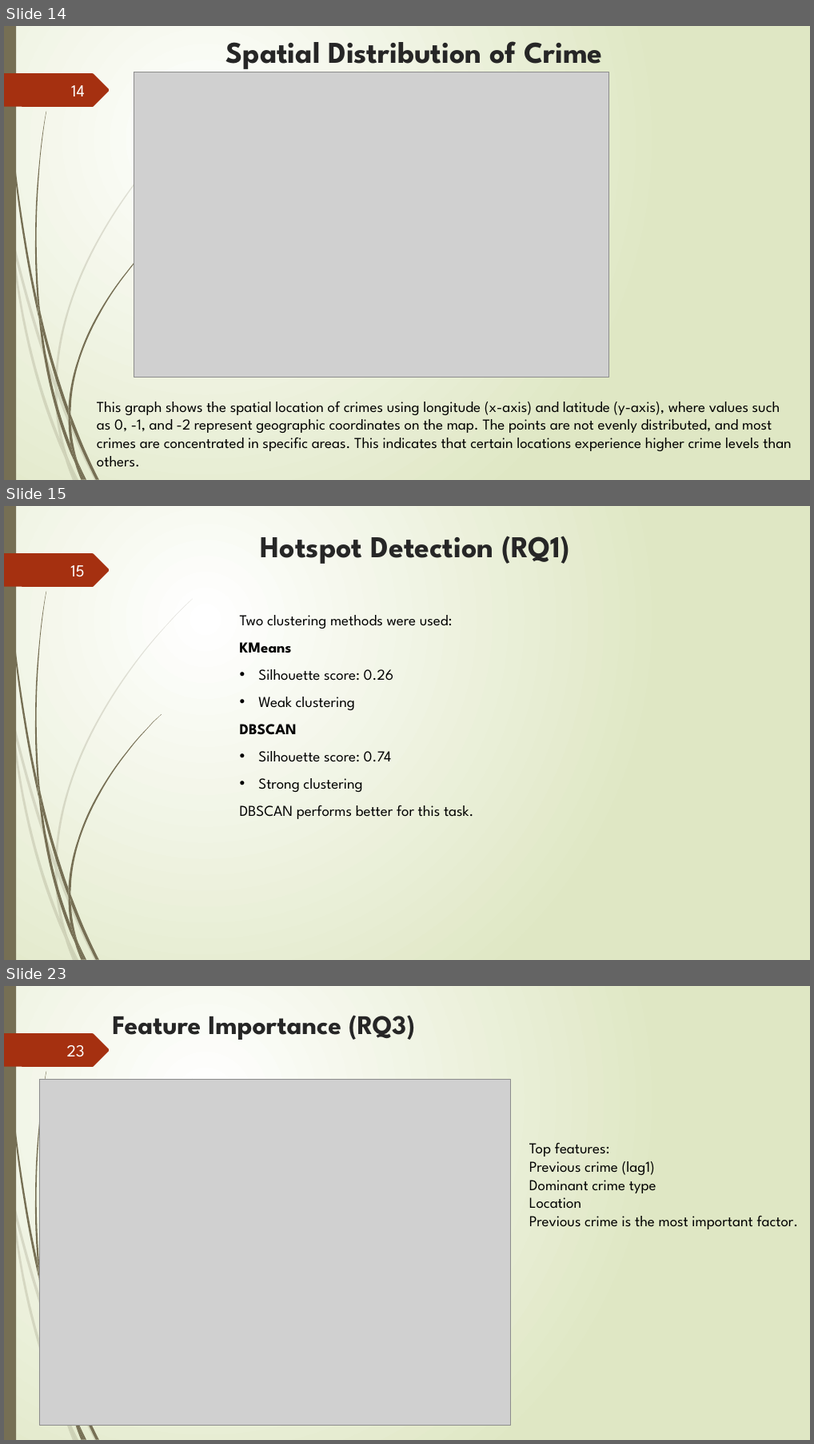
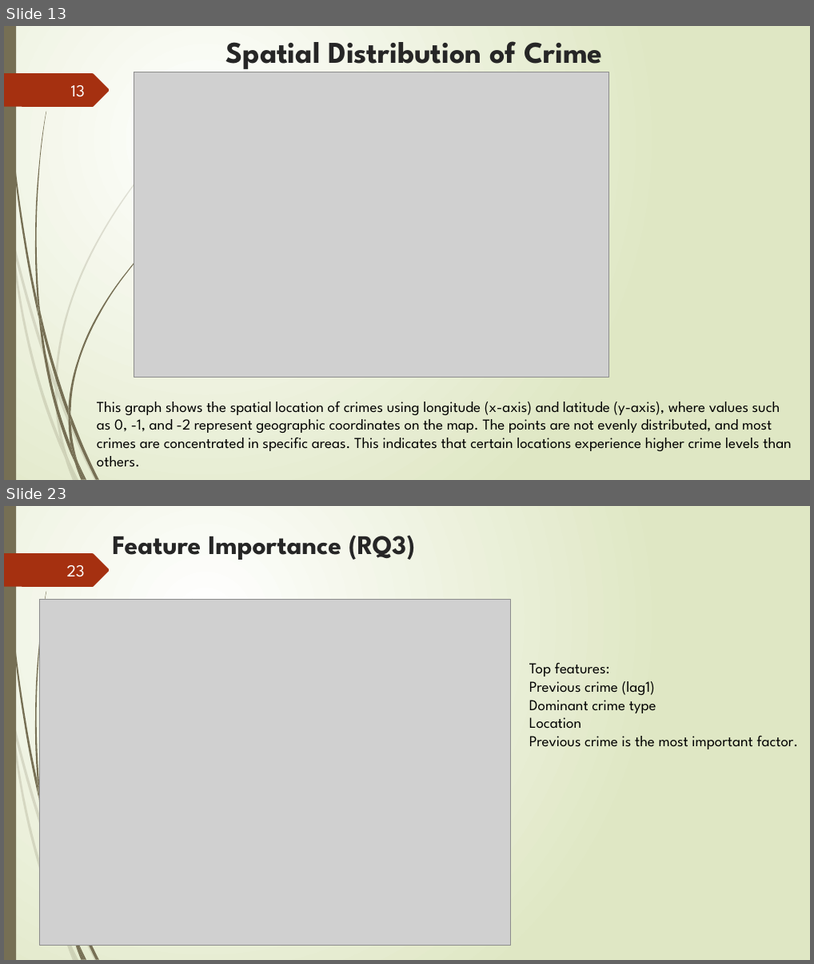
Before and after one commit to ruslan-durrani/herts-ds-project-24079307, a slide deck: Presentation Document ppt.pptx. Shown one above the other, each under a label of ours: slides 14, 15 and 23 before the commit, slides 13 and 23 after it; the slides between them are not shown. The pictures are 814x1444 and 814x964 pixels, drawn with LibreOffice and Linux fonts; fonts in the diff are those of the drawing; grey boxes stand for pictures. Boxes give left, top, right and bottom in pixels: in the first picture for what was removed or moved away, otherwise in the second. Text is boxed around its words. In the diff, an @@ line names an element or a change of style, - is before the commit and + after.

```diff
--- a/Presentation Document ppt.pptx
+++ b/Presentation Document ppt.pptx
@@ slide 15 removed at bbox=[4, 506, 810, 960], background gradient #FFFFFF to #DFE8C4; not listed: 24 template elements that a slide beside it also shows @@
@@ title removed at bbox=[261, 536, 570, 564] @@
-Hotspot Detection (RQ1)
@@ page number removed at bbox=[70, 565, 84, 577] @@
-15
@@ text removed at bbox=[240, 615, 474, 819] @@
-Two clustering methods were used:
-KMeans
-• Silhouette score: 0.26
-• Weak clustering
-DBSCAN
-• Silhouette score: 0.74
-• Strong clustering
-DBSCAN performs better for this task.
@@ what was slide 14 is now slide 13 @@
@@ page number at bbox=[71, 85, 85, 97]: text changed @@
-14
+13
```
Also in this commit, not shown: 13 slides changed, 3 slides added, 3 other slides removed, 1 other file.
